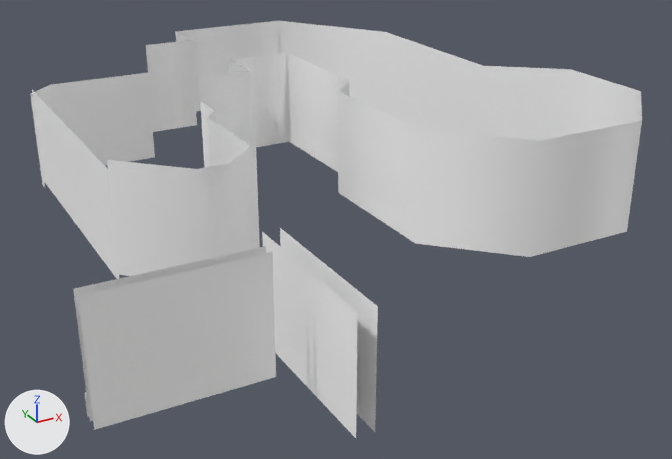
One commit to the glTF model Models/level-6-tree-wall.glb: the scene before it, then after it.
Both versions are drawn from a 50 mm camera at (-63.1, -175.9, 96.0) aimed at (38.8, 9.3, 3.4). Lighting does not change. The marker at lower left points along +X, +Y and +Z. The picture after the commit comes second.

Names of what the first picture shows: 'level-6-tree-wall'.
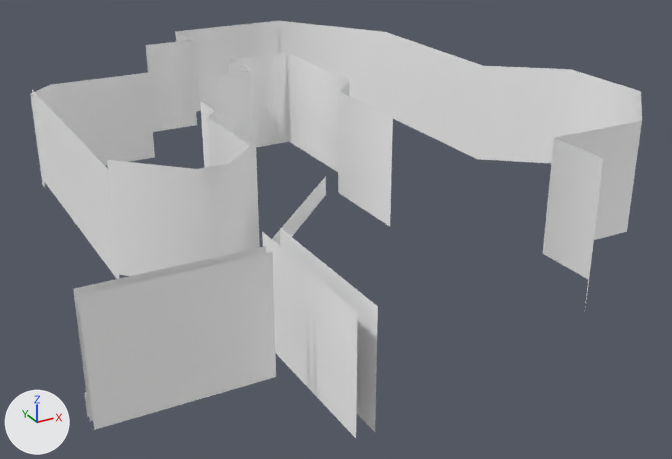
Commit message: working on level 6

Boxes [x1, y1, x2, y2] around the edits, measured in the pictures (672 x 459 px):
part 1 of me_level_6_tree_wall, cut back: before [338, 91, 642, 257]; after [272, 91, 642, 309]

Diff of the bpy script that builds the scene:
```diff
--- a/Models/level-6-tree-wall.glb.py
+++ b/Models/level-6-tree-wall.glb.py
@@ me_level_6_tree_wall @@
 # used by ob_level_6_tree_wall; location = (0.0, 0.0, 0.0)
 # verts and faces of me_level_6_tree_wall; kept vertices keep their numbers, new ones are numbered from 82
 # before: 66 (42.0, 14.0, 11.0) at pixel (338, 192), 68 (42.0, -21.0, 11.0) at pixel (415, 243), 69 (42.0, -21.0, 37.0) at pixel (419, 129), 72 (60.0, -38.0, 11.0) at pixel (529, 257), 73 (60.0, -38.0, 37.0) at pixel (540, 140)
-me_level_6_tree_wall.from_pydata(...)  # 82 vertices, 62 faces; spans x -35.0..105.0, y -56.0..98.0, z -6.0..37.0
+me_level_6_tree_wall.from_pydata(...)  # 90 vertices, 66 faces; spans x -35.0..105.0, y -63.0..98.0, z -6.0..37.0
+# me_level_6_tree_wall part 1
+delete_vertices([68])  # with the faces that use them
+verts[69] = (42.0, -10.0, 37.0)  # moved, pixel (392, 117)
+verts[72] = (63.0, -38.0, 11.0)  # moved, pixel (542, 253)
+verts[73] = (63.0, -38.0, 37.0)  # moved, pixel (553, 137)
+verts[82] = (42.0, -10.0, 11.0)  # pixel (390, 226)
+verts[83] = (63.0, -52.0, 11.0)  # pixel (588, 279)
+verts[84] = (63.0, -52.0, 37.0)  # pixel (602, 157)
+verts[85] = (53.0, -63.0, 11.0)
+verts[86] = (53.0, -63.0, 37.0)  # pixel (600, 184)
+verts[87] = (7.0, -18.0, 11.0)
+verts[88] = (7.0, -18.0, 16.0)
+verts[89] = (39.0, 14.0, 16.0)  # pixel (325, 176)
+verts[90] = (39.0, 14.0, 11.0)  # pixel (325, 195)
+faces += [(66, 69, 82), (72, 83, 73), (73, 83, 84), (83, 85, 84), (84, 85, 86), (88, 89, 90)]
+faces += [(87, 88, 90)]
 me_level_6_tree_wall.materials.append(mat_defaultmaterial)
```
